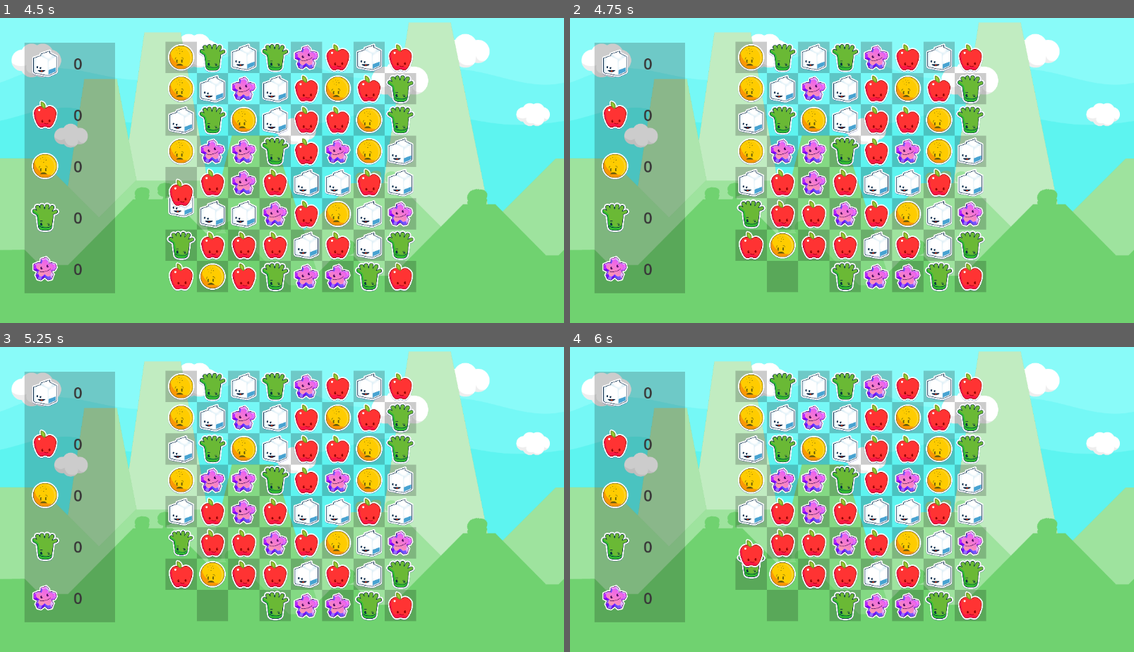
Above: before the commit, frames 1-4 (two rows, left to right).
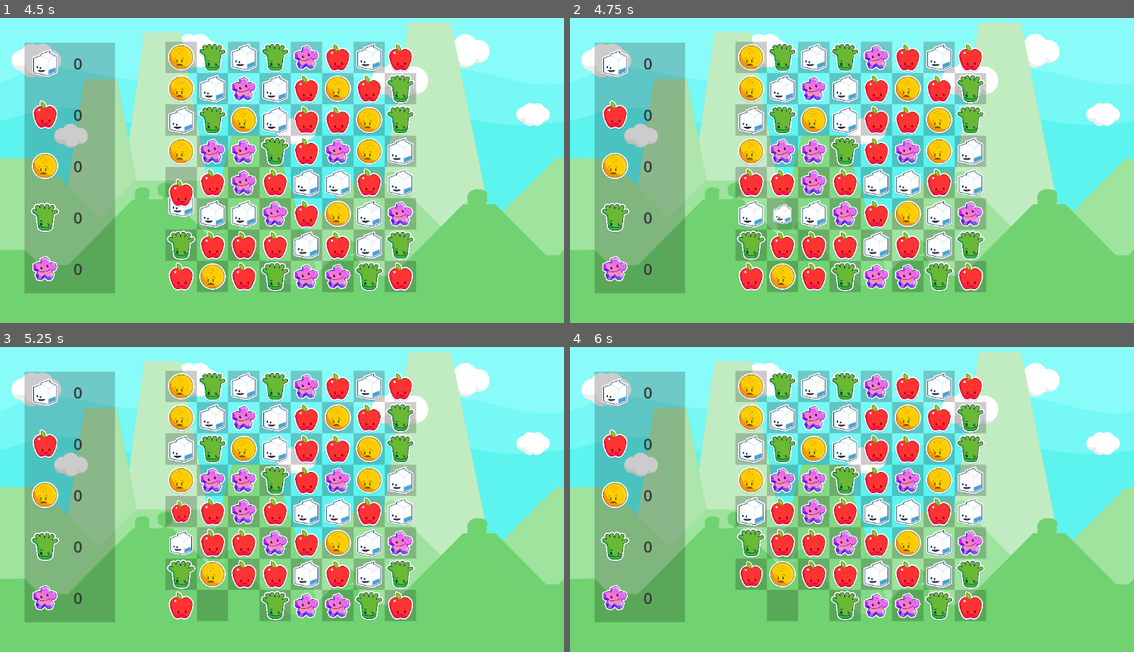
Above: after the commit, the same moments.

Repository: gitbrent/godot-match-3
Game: Godot game, scene res://game.tscn
Same seed, same stepped clock (60 frames per second), same inputs: the game is played once before the commit and once after it.
Inputs (mouse positions are in pixels of both pictures, inside the frame that each line leads up to):
- Up to frame 1 (4.5 s): tap Enter at 0.5 s; drag from (180, 57) to (338, 94) at 0.52 s; drag from (180, 88) to (253, 228) at 1.27 s; move the mouse to (180, 118) at 2.02 s; click (180, 118) at 2.17 s; drag from (180, 152) to (112, 115) at 2.77 s; drag from (180, 182) to (310, 164) at 3.52 s; drag from (180, 213) to (197, 85) at 4.27 s
- Up to frame 2 (4.75 s): no input
- Up to frame 3 (5.25 s): move the mouse to (180, 542) at 5.02 s; click (180, 542) at 5.17 s
- Up to frame 4 (6 s): drag from (750, 572) to (739, 508) at 5.77 s

Frame 1 is identical in both runs. In frame 2, 3.0% of the frame differs, in the area x 29-46%, y 49-90%; in frame 3, 1.3%; in frame 4, 0.9%.

Commit message:
fixed selection bug

Diff:
--- a/game_board/GameBoard.gd
+++ b/game_board/GameBoard.gd
@@ -18,7 +18,8 @@
 	fill_hbox()
 
 func _on_cell_click(gem_cell:GemCell):
-	#print("[_on_cell_click] gem_cell:", find_gem_indices(gem_cell))
+	print("[_on_cell_click] -------------------------------------")
+	print("[_on_cell_click] gem_cell:", find_gem_indices(gem_cell))
 
 	# Clear first, we'll set later
 	if selected_cell_1:
@@ -26,15 +27,21 @@
 	if selected_cell_2:
 		selected_cell_2.play_selected_anim(false)
 
-	# STEP 1: Select GemCell
+	# STEP 1: Select GemCell logic
 	if not selected_cell_1:
 		selected_cell_1 = gem_cell
 	elif selected_cell_1 != gem_cell:
-		selected_cell_2 = gem_cell
+		if are_cells_adjacent(selected_cell_1, gem_cell):
+			selected_cell_2 = gem_cell
+		else:
+			selected_cell_1 = gem_cell
+			selected_cell_2 = null
 
 	# DEBUG
-	#print("[_on_cell_click] selected_cell_1: ", selected_cell_1)
-	#print("[_on_cell_click] selected_cell_2: ", selected_cell_2)
+	if selected_cell_1:
+		print("[_on_cell_click] selected_cell_1: ", find_gem_indices(selected_cell_1))
+	if selected_cell_2:
+		print("[_on_cell_click] selected_cell_2: ", find_gem_indices(selected_cell_2))
 
 	# STEP 2: effect
 	if selected_cell_1:
@@ -223,17 +230,6 @@
 
 	return false  # No matches found
 
-func explode_gems(gem_cells: Array):
-	# Function to handle removal of gems and other effects
-	print("Explode gems: ", gem_cells)
-	for gem_cell in gem_cells:
-		gem_cell.get_parent().remove_child(gem_cell)
-		gem_cell.queue_free()
-		print("BOOM!!")
-	selected_cell_1 = null
-	selected_cell_2 = null
-	explode_me_matched_gems.clear()
-
 func find_gem_indices(gem_cell:GemCell) -> Dictionary:
 	var parent_vbox = gem_cell.get_parent()  # Assuming direct parent is a VBoxContainer
 	var hbox = parent_vbox.get_parent()      # Assuming direct parent of VBox is the HBoxContainer
@@ -321,6 +317,19 @@
 	# This method w/b called twice - after each gem is moved, only run after BOTH done
 	if not selected_cell_1 and not selected_cell_2 and explode_me_matched_gems.size() > 0:
 		explode_gems(explode_me_matched_gems)
+
+func explode_gems(gem_cells: Array):
+	# Function to handle removal of gems and other effects
+	print("Explode gems: ", gem_cells)
+	for gem_cell in gem_cells:
+		gem_cell.play_anim_explode()
+		await get_tree().create_timer(TWEEN_TIME).timeout
+		gem_cell.get_parent().remove_child(gem_cell)
+		gem_cell.queue_free()
+		print("BOOM!!")
+	selected_cell_1 = null
+	selected_cell_2 = null
+	explode_me_matched_gems.clear()
 
 # =========================================================
 
--- a/game_board/GemCell.gd
+++ b/game_board/GemCell.gd
@@ -41,3 +41,6 @@
 		anim_player.stop(false)
 		sprite.scale.x = 0.25
 		sprite.scale.y = 0.25
+
+func play_anim_explode():
+	anim_player.play("explode")
--- a/game_board/gem_cell.tscn
+++ b/game_board/gem_cell.tscn
@@ -47,8 +47,25 @@
 "values": [-0.261799, 0.261799]
 }
 
+[sub_resource type="Animation" id="Animation_3mn62"]
+resource_name = "explode"
+length = 0.5
+tracks/0/type = "value"
+tracks/0/imported = false
+tracks/0/enabled = true
+tracks/0/path = NodePath("Sprite2D:scale")
+tracks/0/interp = 1
+tracks/0/loop_wrap = true
+tracks/0/keys = {
+"times": PackedFloat32Array(0, 0.5),
+"transitions": PackedFloat32Array(1, 1),
+"update": 0,
+"values": [Vector2(0.25, 0.25), Vector2(1e-05, 1e-05)]
+}
+
 [sub_resource type="AnimationLibrary" id="AnimationLibrary_u2ci8"]
 _data = {
+"explode": SubResource("Animation_3mn62"),
 "selected": SubResource("Animation_xkhqk")
 }
 
Not shown: 1 places in game_board/gem_cell.tscn that only renumber resources
